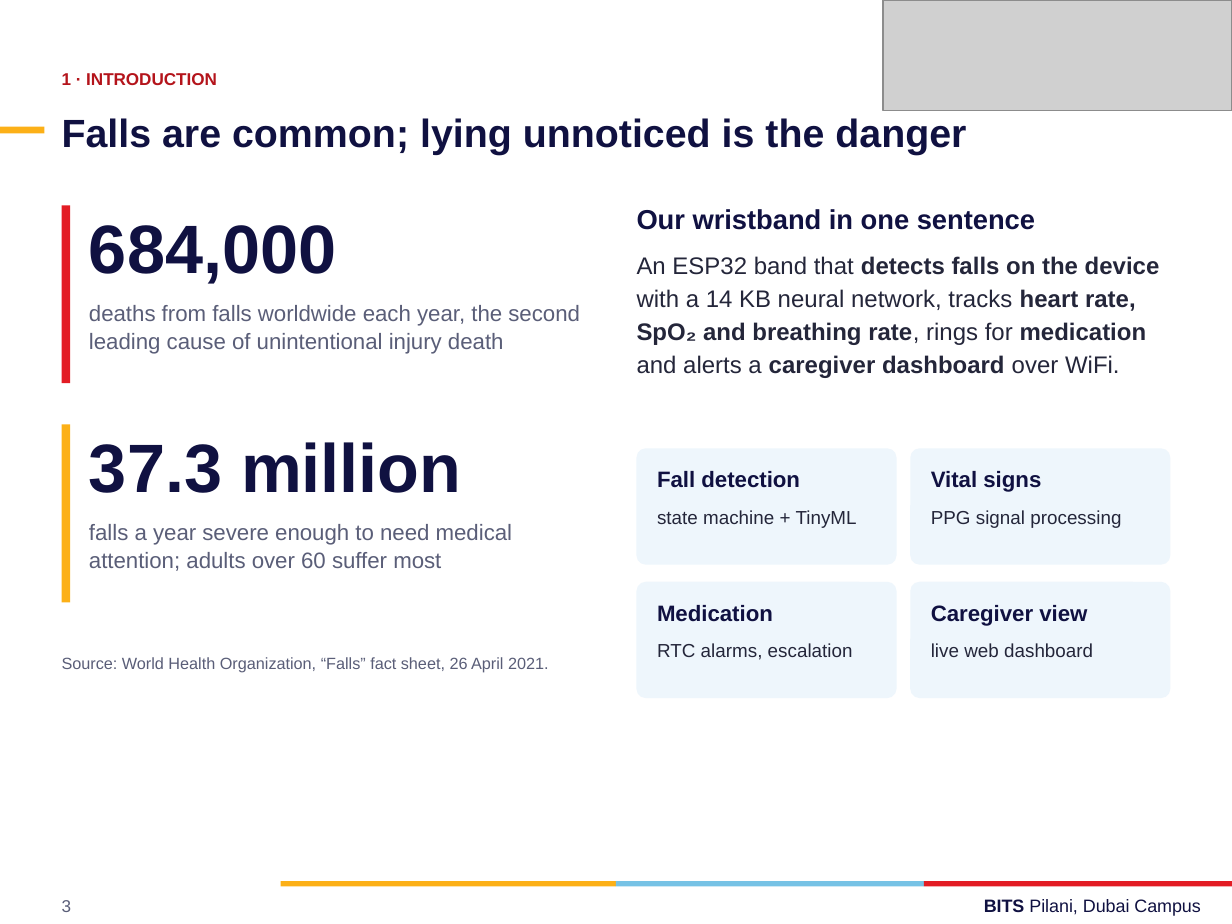
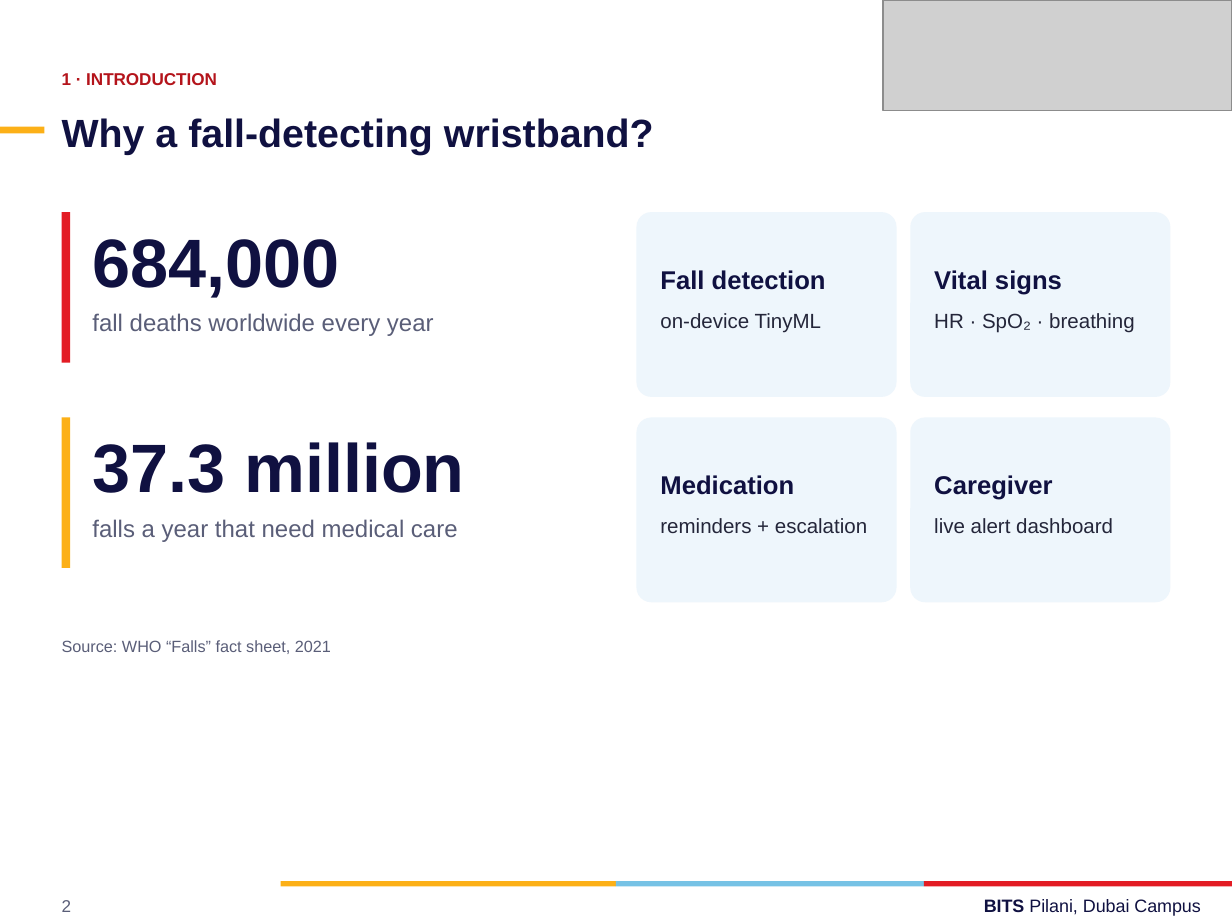
Before and after one commit to f20230104-dotcom/Vital-armband, a slide deck: slide 2 of docs/Vital_Wristband_BITS_F312.pptx (slide 3 before the commit). Drawn at 1232x924 pixels with LibreOffice and Linux fonts; fonts in the diff are those of the drawing; grey boxes stand for pictures. Boxes give left, top, right and bottom in pixels: in the first picture for what was removed or moved away, otherwise in the second. Text is boxed around its words. In the diff, an @@ line names an element or a change of style, - is before the commit and + after.

```diff
--- a/docs/Vital_Wristband_BITS_F312.pptx
+++ b/docs/Vital_Wristband_BITS_F312.pptx
@@ text at (62, 118, 654, 155): text changed @@
-Falls are common; lying unnoticed is the danger
+Why a fall-detecting wristband?
@@ text removed at (637, 209, 1035, 230) @@
-Our wristband in one sentence
@@ rectangle: place and size @@
-rectangle at (62, 206, 70, 383)
+rectangle at (62, 212, 70, 362)
@@ text "684,000": place and size @@
-text "684,000" at (89, 225, 336, 284)
+text "684,000" at (92, 239, 339, 298)
@@ rounded rectangle: place and size @@
-rounded rectangle at (637, 582, 897, 697)
+rounded rectangle at (637, 212, 897, 397)
@@ rounded rectangle: place and size @@
-rounded rectangle at (910, 582, 1170, 697)
+rounded rectangle at (910, 212, 1170, 397)
@@ text removed at (637, 256, 1160, 378) @@
-An ESP32 band that detects falls on the device with a 14 KB neural network, tracks heart rate, SpO₂ and breathing rate, rings for medication and alerts a caregiver dashboard over WiFi.
@@ text "Fall detection": place and size @@
-text "Fall detection" at (657, 471, 800, 488)
+text "Fall detection" at (660, 270, 826, 290)
@@ size 13 to 15 pt in 3 elements at (660, 475, 794, 495), (660, 270, 826, 290), (934, 270, 1062, 295) @@
@@ text "Vital signs": place and size @@
-text "Vital signs" at (931, 471, 1041, 492)
+text "Vital signs" at (934, 270, 1062, 295)
@@ text at (92, 313, 434, 336): text changed; size 13 to 14 pt @@
-deaths from falls worldwide each year, the second leading cause of unintentional injury death
+fall deaths worldwide every year
@@ text added at (660, 313, 821, 333), 12 pt, text #24263A @@
+on-device TinyML
@@ text added at (934, 313, 1134, 333), 12 pt, text #24263A @@
+HR · SpO₂ · breathing
@@ rectangle: place and size @@
-rectangle at (62, 424, 70, 601)
+rectangle at (62, 418, 70, 568)
@@ rounded rectangle: place and size @@
-rounded rectangle at (637, 448, 897, 564)
+rounded rectangle at (637, 418, 897, 602)
@@ rounded rectangle: place and size @@
-rounded rectangle at (910, 448, 1170, 564)
+rounded rectangle at (910, 418, 1170, 602)
@@ text "Medication": place and size @@
-text "Medication" at (657, 605, 773, 622)
+text "Medication" at (660, 475, 794, 495)
@@ text at (934, 475, 1052, 500): text changed; size 13 to 15 pt @@
-Caregiver view
+Caregiver
@@ text at (92, 519, 458, 542): text changed; size 13 to 14 pt @@
-falls a year severe enough to need medical attention; adults over 60 suffer most
+falls a year that need medical care
@@ text removed at (657, 510, 857, 528) @@
-state machine + TinyML
@@ text at (660, 518, 867, 533): text changed; size 11 to 12 pt @@
-RTC alarms, escalation
+reminders + escalation
@@ text removed at (931, 510, 1121, 528) @@
-PPG signal processing
@@ text at (934, 518, 1113, 533): text changed; size 11 to 12 pt @@
-live web dashboard
+live alert dashboard
@@ text at (62, 640, 331, 654): text changed @@
-Source: World Health Organization, “Falls” fact sheet, 26 April 2021.
+Source: WHO “Falls” fact sheet, 2021
@@ text at (62, 900, 72, 912): text changed @@
-3
+2
```
Also in this commit, not shown: 7 other slides changed, 6 slides added, 26 slides removed, 2 other files.
